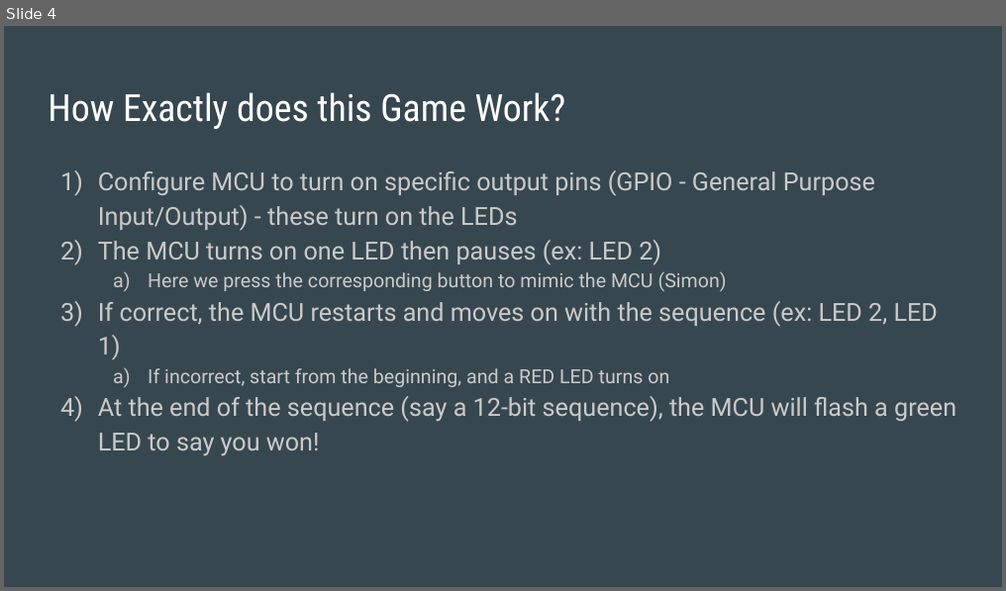
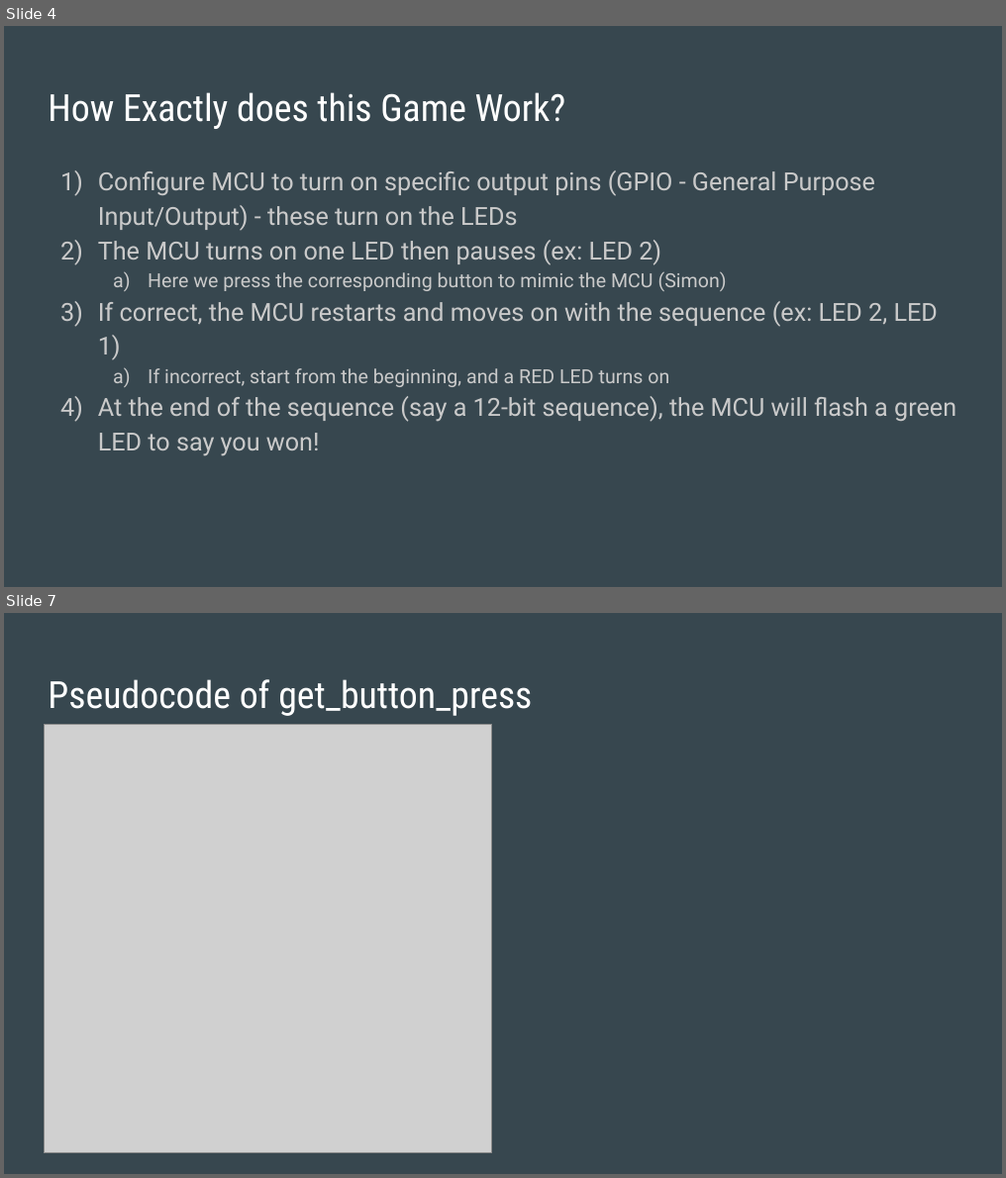
Before and after one commit to StephenTheCoder/stembridges, a slide deck: simonsays/Simon Says - Embedded Systems Game.pptx. Shown one above the other, each under a label of ours: slide 4 before the commit, slides 4 and 7 after it; the slides between them are not shown. The pictures are 1006x591 and 1006x1178 pixels, drawn with LibreOffice and Linux fonts; fonts in the diff are those of the drawing; grey boxes stand for pictures. Boxes give left, top, right and bottom in pixels: in the first picture for what was removed or moved away, otherwise in the second. Text is boxed around its words. In the diff, an @@ line names an element or a change of style, - is before the commit and + after.

Commit message:
Button

```diff
--- a/simonsays/Simon Says - Embedded Systems Game.pptx
+++ b/simonsays/Simon Says - Embedded Systems Game.pptx
@@ slide 7 added at (4,613,1002,1174), background #37474F @@
@@ title added at (48,679,532,716), 27 pt, text #FFFFFF @@
+Pseudocode of get_button_press
@@ picture added at (44,724,491,1153) @@
```
Also in this commit, not shown: 2 slides changed, 1 other slide added, 1 slide removed, 1 other file.
